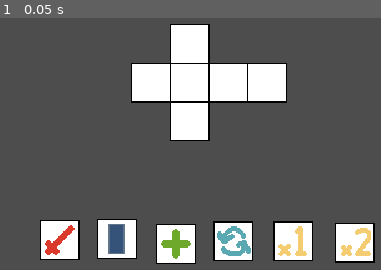
Above: before the commit, frame 1.
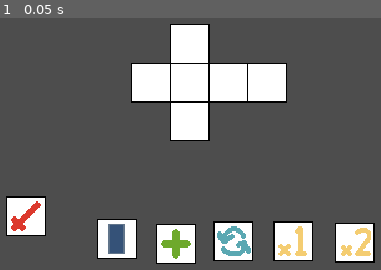
Above: after the commit, the same moment.

Repository: Sooshimi/back-at-it
Game: Godot game, scene res://scenes/level.tscn
Two runs of this game, one before a commit and one after it. Both use one fixed random seed, a clock stepped at 60 frames per second and the inputs below.
Inputs:
- Up to frame 1 (0.05 s): no input

The runs differ from the first frame. In frame 1, 3.2% of the frame differs, in the area x 1-21%, y 70-97%.

Commit message:
Add drag and drop

Diff:
--- a/project.godot
+++ b/project.godot
@@ -15,6 +15,10 @@
 config/features=PackedStringArray("4.3", "Mobile")
 config/icon="res://icon.svg"
 
+[autoload]
+
+Global="*res://scripts/Global.gd"
+
 [display]
 
 window/size/viewport_width=640
@@ -24,6 +28,18 @@
 window/stretch/mode="viewport"
 window/stretch/scale_mode="integer"
 
+[global_group]
+
+droppable=""
+
+[input]
+
+left_click={
+"deadzone": 0.5,
+"events": [Object(InputEventMouseButton,"resource_local_to_scene":false,"resource_name":"","device":-1,"window_id":0,"alt_pressed":false,"shift_pressed":false,"ctrl_pressed":false,"meta_pressed":false,"button_mask":1,"position":Vector2(315, 25),"global_position":Vector2(334, 116),"factor":1.0,"button_index":1,"canceled":false,"pressed":true,"double_click":false,"script":null)
+]
+}
+
 [rendering]
 
 textures/canvas_textures/default_texture_filter=0
--- a/scenes/dice/dice1.tscn
+++ b/scenes/dice/dice1.tscn
@@ -1,29 +1,12 @@
-[gd_scene load_steps=2 format=3 uid="uid://cdfmdf2fc6pvw"]
+[gd_scene load_steps=3 format=3 uid="uid://cdfmdf2fc6pvw"]
 
 [ext_resource type="Texture2D" uid="uid://cw4sn06fecmls" path="res://assets/dice/dice_plan.png" id="1_53hfn"]
+[ext_resource type="PackedScene" uid="uid://duhvky36wcgju" path="res://scenes/dice/droppable_face.tscn" id="1_87u1t"]
 
 [node name="Dice1" type="Node2D"]
 
 [node name="DiceBase" type="Sprite2D" parent="."]
 texture = ExtResource("1_53hfn")
 
-[node name="Face1" type="Sprite2D" parent="DiceBase"]
-position = Vector2(-47, 0)
-region_enabled = true
-region_rect = Rect2(0, 0, 32, 32)
-
-[node name="Face2" type="Sprite2D" parent="DiceBase"]
-position = Vector2(-16, 0)
-region_enabled = true
-region_rect = Rect2(32, 0, 32, 32)
-
-[node name="Face3" type="Sprite2D" parent="DiceBase"]
-position = Vector2(15, 0)
-region_enabled = true
-region_rect = Rect2(64, 0, 32, 32)
-
-[node name="Face4" type="Sprite2D" parent="DiceBase"]
-
-[node name="Face5" type="Sprite2D" parent="DiceBase"]
-
-[node name="Face6" type="Sprite2D" parent="DiceBase"]
+[node name="DroppableFace" parent="." instance=ExtResource("1_87u1t")]
+position = Vector2(-48, 0)
--- /dev/null
+++ b/scenes/dice/droppable_face.tscn
@@ -0,0 +1,12 @@
+[gd_scene load_steps=3 format=3 uid="uid://duhvky36wcgju"]
+
+[ext_resource type="Script" path="res://scripts/dice/droppable_face.gd" id="1_x0pv2"]
+
+[sub_resource type="RectangleShape2D" id="RectangleShape2D_euj4c"]
+size = Vector2(30, 30)
+
+[node name="DroppableFace" type="StaticBody2D" groups=["droppable"]]
+script = ExtResource("1_x0pv2")
+
+[node name="CollisionShape2D" type="CollisionShape2D" parent="."]
+shape = SubResource("RectangleShape2D_euj4c")
--- /dev/null
+++ b/scenes/dice/faces/attack_face.gd
@@ -0,0 +1 @@
+extends Node2D
--- a/scenes/dice/faces/attack_face.tscn
+++ b/scenes/dice/faces/attack_face.tscn
@@ -1,10 +1,25 @@
-[gd_scene load_steps=2 format=3 uid="uid://drir21wr5w8rs"]
+[gd_scene load_steps=4 format=3 uid="uid://drir21wr5w8rs"]
 
 [ext_resource type="Texture2D" uid="uid://bupwpgmy5nuyg" path="res://assets/dice/dice_faces.png" id="1_i2dd2"]
+[ext_resource type="Script" path="res://scripts/dice/faces/attack_face.gd" id="1_opglu"]
+
+[sub_resource type="RectangleShape2D" id="RectangleShape2D_b6hov"]
+size = Vector2(32, 32)
 
 [node name="AttackFace" type="Node2D"]
+script = ExtResource("1_opglu")
 
 [node name="Sprite2D" type="Sprite2D" parent="."]
 texture = ExtResource("1_i2dd2")
 region_enabled = true
 region_rect = Rect2(0, 0, 32, 32)
+
+[node name="Area2D" type="Area2D" parent="."]
+
+[node name="CollisionShape2D" type="CollisionShape2D" parent="Area2D"]
+shape = SubResource("RectangleShape2D_b6hov")
+
+[connection signal="body_entered" from="Area2D" to="." method="_on_area_2d_body_entered"]
+[connection signal="body_exited" from="Area2D" to="." method="_on_area_2d_body_exited"]
+[connection signal="mouse_entered" from="Area2D" to="." method="_on_area_2d_mouse_entered"]
+[connection signal="mouse_exited" from="Area2D" to="." method="_on_area_2d_mouse_exited"]
--- a/scenes/level.tscn
+++ b/scenes/level.tscn
@@ -21,7 +21,7 @@
 position = Vector2(307, 221)
 
 [node name="AttackFace" parent="." instance=ExtResource("4_3whrq")]
-position = Vector2(71, 219)
+position = Vector2(44, 200)
 
 [node name="HealFace" parent="." instance=ExtResource("5_vd1yj")]
 position = Vector2(164, 222)
--- /dev/null
+++ b/scripts/Global.gd
@@ -0,0 +1,3 @@
+extends Node
+
+var is_dragging = false
--- /dev/null
+++ b/scripts/dice/droppable_face.gd
@@ -0,0 +1,7 @@
+extends StaticBody2D
+
+func _ready():
+	modulate = Color(Color.MEDIUM_PURPLE, 0.7)
+
+func _process(delta):
+	pass
--- /dev/null
+++ b/scripts/dice/faces/attack_face.gd
@@ -0,0 +1,44 @@
+extends Node2D
+
+var draggable = false
+var is_inside_droppable = false
+var body_ref
+var offset: Vector2
+var initial_pos: Vector2
+
+func _process(delta):
+	if draggable:
+		if Input.is_action_just_pressed("left_click"):
+			initial_pos = global_position
+			offset = get_global_mouse_position() - global_position
+			Global.is_dragging = true
+		if Input.is_action_pressed("left_click"):
+			global_position = get_global_mouse_position() - offset
+		elif Input.is_action_just_released("left_click"):
+			Global.is_dragging = false
+			var tween = get_tree().create_tween()
+			if is_inside_droppable:
+				tween.tween_property(self, "position", body_ref.global_position, 0.2).set_ease(Tween.EASE_OUT)
+			else:
+				tween.tween_property(self, "global_position", initial_pos, 0.2).set_ease(Tween.EASE_OUT)
+
+func _on_area_2d_mouse_entered():
+	if not Global.is_dragging:
+		draggable = true
+		scale = Vector2(1.05, 1.05)
+
+func _on_area_2d_mouse_exited():
+	if not Global.is_dragging:
+		draggable = false
+		scale = Vector2(1, 1)
+
+func _on_area_2d_body_entered(body: StaticBody2D):
+	if body.is_in_group('droppable'):
+		is_inside_droppable = true
+		body.modulate = Color(Color.REBECCA_PURPLE, 1)
+		body_ref = body
+
+func _on_area_2d_body_exited(body):
+	if body.is_in_group("droppable") && body_ref == body:
+		is_inside_droppable = false
+		body.modulate = Color(Color.MEDIUM_PURPLE, 0.7)
